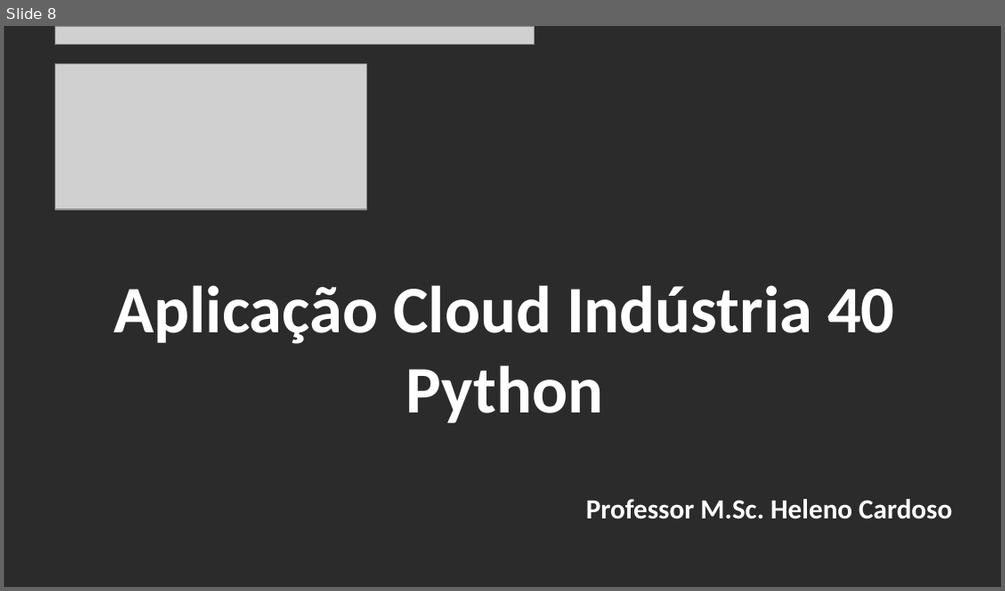
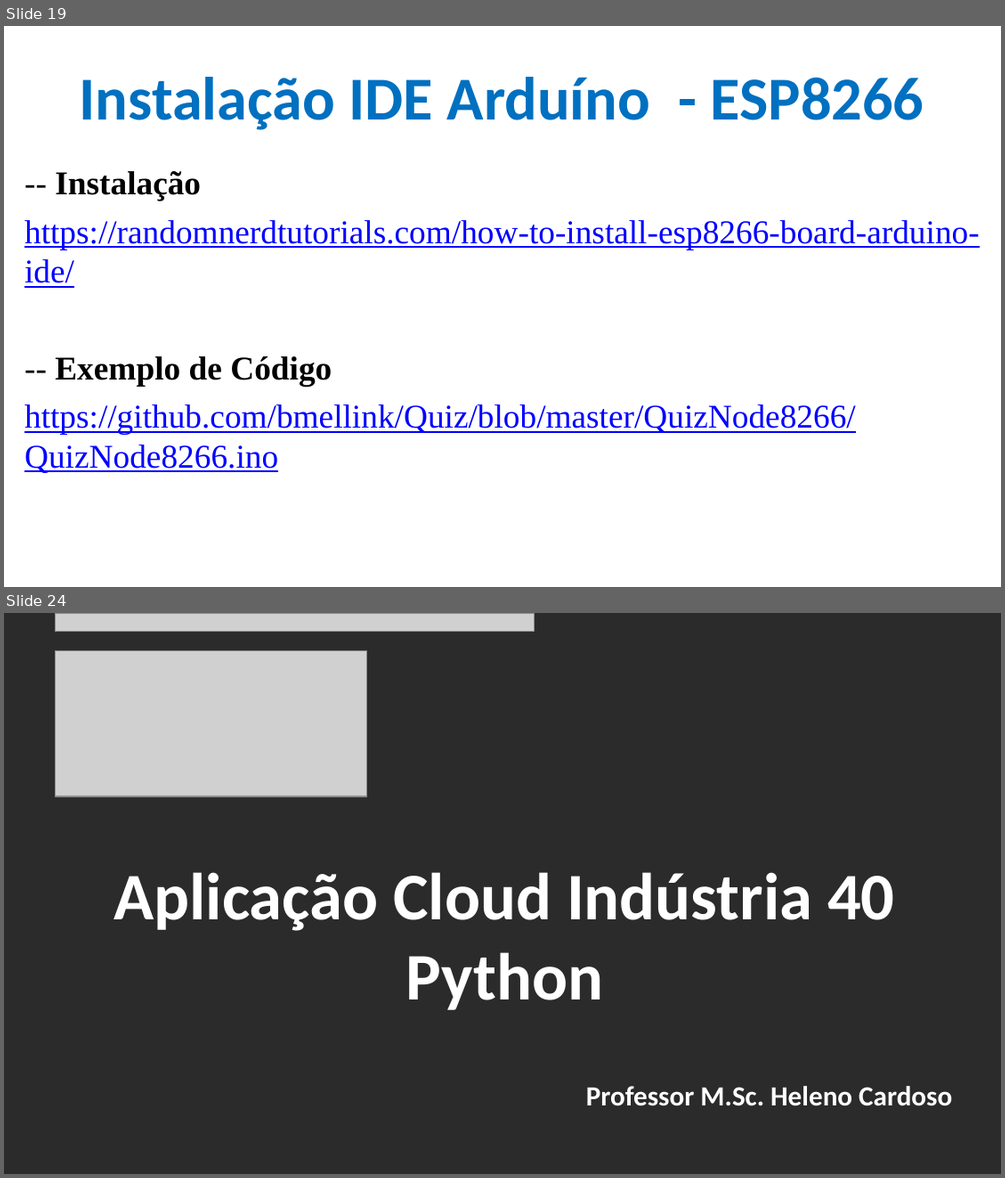
Before and after one commit to CloudEducationBrazil/WydenArea1AplicacaoCloudIndustria40Python, a slide deck: 01 Classes/Aula 05 - Aplicação Cloud Indústria 40 Python IoT Plataforma Nodemcu.pptx. Shown one above the other, each under a label of ours: slide 8 before the commit, slides 19 and 24 after it; the slides between them are not shown. The pictures are 1005x591 and 1005x1178 pixels, drawn with LibreOffice and Linux fonts; fonts in the diff are those of the drawing; grey boxes stand for pictures; background and template pictures are left out; a plain dark background stands for a picture behind light text. Boxes give left, top, right and bottom in pixels: in the first picture for what was removed or moved away, otherwise in the second. Text is boxed around its words. In the diff, an @@ line names an element or a change of style, - is before the commit and + after.

```diff
--- a/01 Classes/Aula 05 - Aplicação Cloud Indústria 40 Python IoT Plataforma Nodemcu.pptx
+++ b/01 Classes/Aula 05 - Aplicação Cloud Indústria 40 Python IoT Plataforma Nodemcu.pptx
@@ slide 19 added at bbox=[4, 26, 1001, 587], background picture (left out) @@
@@ title added at bbox=[80, 77, 924, 130], 44 pt, text #0070C0, bold @@
+Instalação IDE Arduíno - ESP8266
@@ text added at bbox=[24, 171, 979, 473], 24 pt, text #0000FF, underline @@
+-- Instalação
+https://randomnerdtutorials.com/how-to-install-esp8266-board-arduino-ide/
+-- Exemplo de Código
+https://github.com/bmellink/Quiz/blob/master/QuizNode8266/QuizNode8266.ino
@@ what was slide 8 is now slide 24 @@
```
Also in this commit, not shown: 6 slides changed, 15 other slides added.
